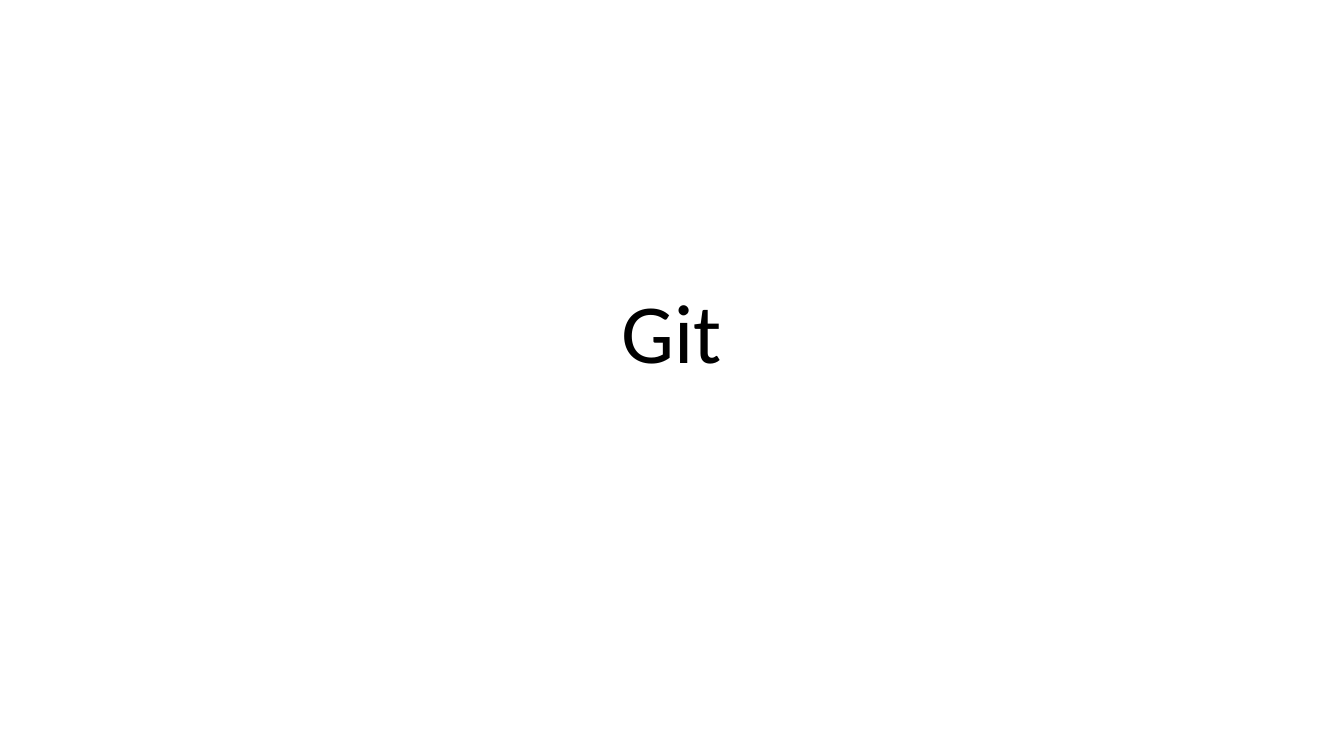
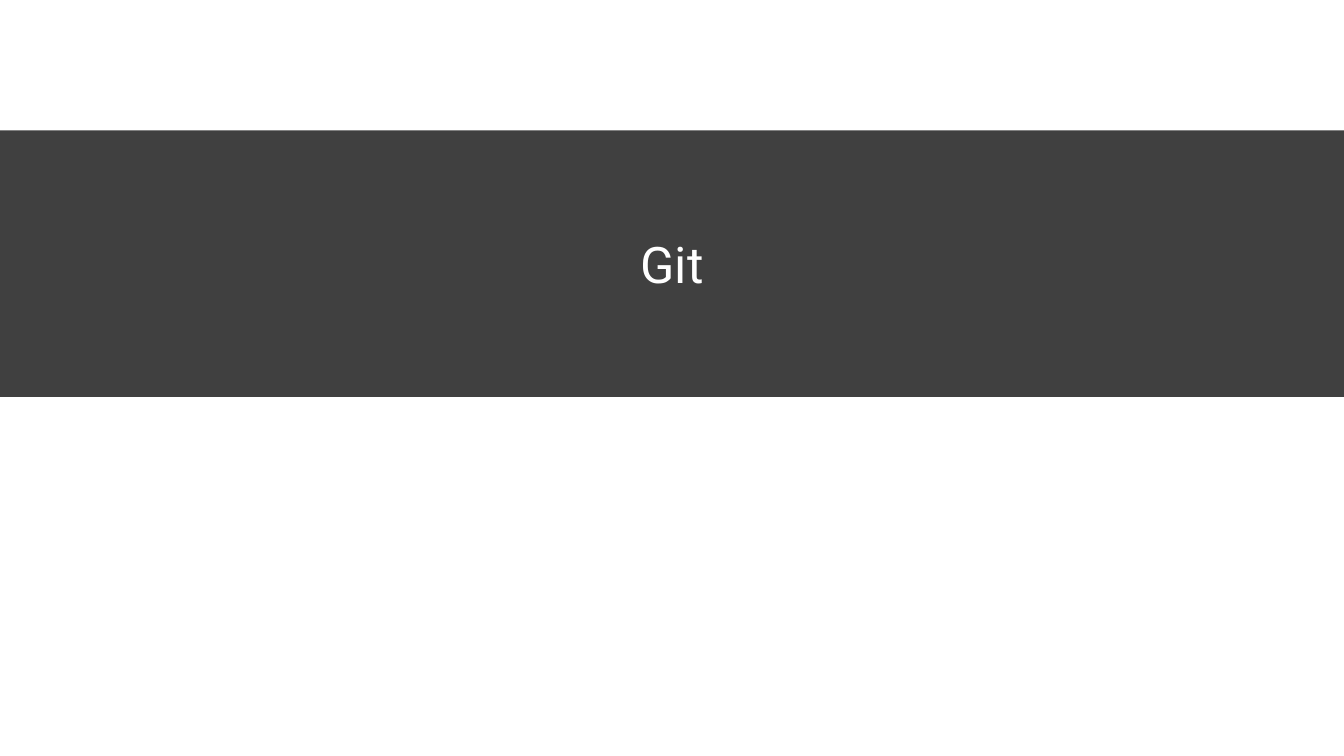
Before and after one commit to mychan24/git_github_workshop, a slide deck: slide 1 of Presentation1.pptx. Drawn at 1344x756 pixels with LibreOffice and Linux fonts; fonts in the diff are those of the drawing. Boxes give left, top, right and bottom in pixels: in the first picture for what was removed or moved away, otherwise in the second. Text is boxed around its words. In the diff, an @@ line names an element or a change of style, - is before the commit and + after.

```diff
--- a/Presentation1.pptx
+++ b/Presentation1.pptx
@@ title "Git": place and size @@
-title "Git" at <box>622,305,722,364</box>
+title "Git" at <box>0,130,1344,396</box>
@@ title "Git" at <box>0,130,1344,396</box>: size 60 to 36 pt, font Calibri to Roboto, text colour #000000 to #FFFFFF; line spacing 0.9 to 1; vertical alignment bottom to middle; fill none to #404040 @@
```
Also in this commit, not shown: 2 other slides changed, 2 slides added, 1 slide removed, 1 other file.
